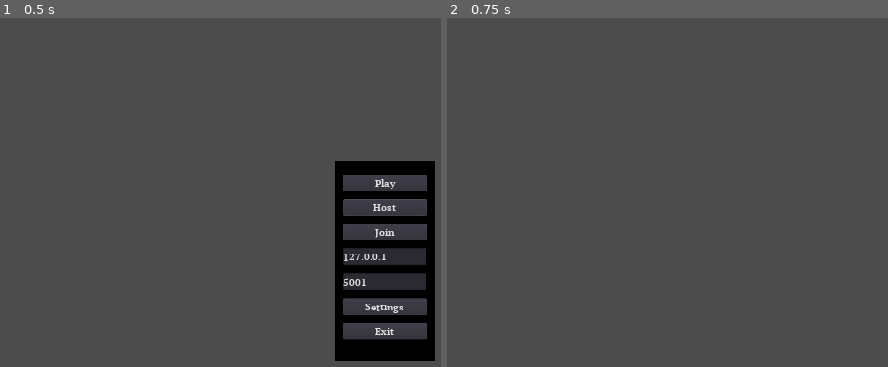
Above: before the commit, frames 1-2 (left to right).
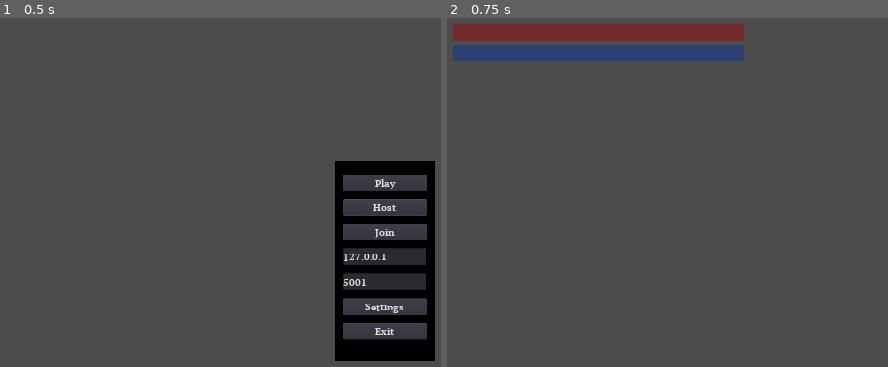
Above: after the commit, the same moments.

Repository: HazelnutCheese/Firepower
Game: Godot game, scene res://Scenes/Menu/MainMenu.tscn
Two runs of this game, one before a commit and one after it. Both use one fixed random seed, a clock stepped at 60 frames per second and the inputs below.
Inputs:
- Up to frame 1 (0.5 s): no input
- Up to frame 2 (0.75 s): click "Play" at 0.5 s

Frame 1 is identical in both runs. In frame 2, 6.2% of the frame differs, in the area x 1-68%, y 1-13%.
Error in both runs: Invalid operands 'bool' and 'int' in operator '=='. (res://Scenes/Menu/SettingsMenu.gd:55)

Commit message:
FR-005 Basic HUD

Diff:
--- /dev/null
+++ b/Scenes/HUD.gd
@@ -0,0 +1,8 @@
+extends CanvasLayer
+
+onready var healthBar : ColorRect = $HealthBar
+
+func _updateHealth(percentage):
+	var maxWidth = 700.0
+	var newWidth = 700.0 * (percentage / 100.0)
+	healthBar.set_size(Vector2(newWidth, 40))
--- a/Scenes/MainScene.tscn
+++ b/Scenes/MainScene.tscn
@@ -1,8 +1,9 @@
-[gd_scene load_steps=4 format=2]
+[gd_scene load_steps=5 format=2]
 
 [ext_resource path="res://Scenes/test_farm.tscn" type="PackedScene" id=1]
 [ext_resource path="res://Scenes/Menu/InGameMenu.tscn" type="PackedScene" id=2]
 [ext_resource path="res://Scenes/MainScene.gd" type="Script" id=3]
+[ext_resource path="res://Scenes/HUD.gd" type="Script" id=4]
 
 [node name="Control" type="Control"]
 anchor_right = 1.0
@@ -13,9 +14,44 @@
 "_edit_use_anchors_": false
 }
 
+[node name="HUD" type="CanvasLayer" parent="."]
+script = ExtResource( 4 )
+
+[node name="HealthBar" type="ColorRect" parent="HUD"]
+margin_left = 50.0
+margin_top = 50.0
+margin_right = 750.0
+margin_bottom = 90.0
+rect_min_size = Vector2( 0, 40 )
+mouse_filter = 2
+size_flags_horizontal = 0
+size_flags_vertical = 0
+color = Color( 0.454902, 0.172549, 0.172549, 1 )
+__meta__ = {
+"_edit_use_anchors_": false
+}
+
+[node name="FeaBar" type="ColorRect" parent="HUD"]
+margin_left = 50.0
+margin_top = 100.0
+margin_right = 750.0
+margin_bottom = 140.0
+rect_min_size = Vector2( 0, 40 )
+mouse_filter = 2
+size_flags_horizontal = 0
+size_flags_vertical = 0
+color = Color( 0.172549, 0.254902, 0.454902, 1 )
+__meta__ = {
+"_edit_use_anchors_": false
+}
+
 [node name="GameViewportContainer" type="ViewportContainer" parent="."]
-margin_right = 1920.0
-margin_bottom = 1080.0
+anchor_right = 1.0
+anchor_bottom = 1.0
+margin_left = -2.245
+margin_top = -4.48987
+margin_right = -2.245
+margin_bottom = -4.48987
 mouse_filter = 2
 stretch = true
 __meta__ = {
--- a/Scenes/Player/Player.gd
+++ b/Scenes/Player/Player.gd
@@ -3,6 +3,15 @@
 # Camera
 var playerCameraScene = load("res://Scenes/Player/PlayerCamera.tscn")
 var localCamera = null
+
+# HUD
+var remoteHudScene = load("res://Scenes/Player/RemoteHud.tscn")
+var localHud = null
+var remoteHud = null
+
+# Gameplay
+const MAX_HEALTH = 100
+var _currentHealth = 100
 
 # movement
 const _moveSpeed = 10
@@ -23,6 +32,7 @@
 puppet var puppet_isFalling = false
 puppet var puppet_isJumping = false
 remote var puppet_forServer_cameraY = 0.0
+remote var puppet_current_health = 100
 
 # Animation
 onready var _animationPlayer : AnimationPlayer = get_node("DwardDummyRigged2/AnimationPlayer")
@@ -42,6 +52,10 @@
 	if(_networkId == ServerClient._networkId):
 		localCamera = playerCameraScene.instance()
 		self.add_child(localCamera)
+		localHud = get_tree().get_root().get_node("Control/HUD")
+	else:
+		remoteHud = remoteHudScene.instance()
+		self.add_child(remoteHud)
 
 # Called every frame. 'delta' is the elapsed time since the previous frame.
 func _physics_process(delta):
@@ -69,6 +83,7 @@
 			if(_isFalling):
 				_isFalling = false
 				_isJumping = false
+				_currentHealth -= 5
 			_velocity.x = input.x
 			_velocity.z = input.z
 			if(networkInputs["inGame_Jump"]):
@@ -86,10 +101,9 @@
 		rset_unreliable("puppet_isWalking", _isWalking)
 		rset_unreliable("puppet_isFalling", _isFalling)
 		rset_unreliable("puppet_isJumping", _isJumping)
+		rset_unreliable("puppet_current_health", _currentHealth)
 
-		if(localCamera != null):
-			rotation_degrees.y = localCamera._nextCameraY
-		else:
+		if(_networkId != 1):
 			rotation_degrees.y = networkInputs["cameraY"]
 	else:
 		translation = puppet_translation
@@ -98,12 +112,18 @@
 		_isWalking = puppet_isWalking
 		_isFalling = puppet_isFalling
 		_isJumping = puppet_isJumping
+		_currentHealth = puppet_current_health
 
 		_velocity.y -= delta * _gravity
 		_velocity = move_and_slide(_velocity, Vector3.UP)
 
-		if(localCamera != null):
-			rotation_degrees.y = localCamera._nextCameraY
+	if(localCamera != null):
+		rotation_degrees.y = localCamera._nextCameraY
+
+	if(localHud != null):
+		localHud._updateHealth(_currentHealth)
+	else:
+		remoteHud._updateHealth(_currentHealth)
 
 	if is_on_floor():
 		if(_isJumping):
--- /dev/null
+++ b/Scenes/Player/RemoteHud.gd
@@ -0,0 +1,11 @@
+extends Spatial
+
+onready var healthBar3d : Sprite3D = $HealthBar3d
+onready var viewport : Viewport = $HealthBar3d/Viewport
+onready var healthBar : TextureProgress = $HealthBar3d/Viewport/HealthBar
+
+func _ready():
+	healthBar3d.texture = viewport.get_texture()
+
+func _updateHealth(percentage):
+	healthBar.value = percentage
--- /dev/null
+++ b/Scenes/Player/RemoteHud.tscn
@@ -0,0 +1,27 @@
+[gd_scene load_steps=3 format=2]
+
+[ext_resource path="res://Scenes/Player/RemoteHud.gd" type="Script" id=1]
+
+[sub_resource type="StreamTexture" id=1]
+flags = 4
+load_path = "res://.import/remote_healthbar.png-a5a113c0c93adfc80be4ca189637e5ae.stex"
+
+[node name="Spatial" type="Spatial"]
+script = ExtResource( 1 )
+
+[node name="HealthBar3d" type="Sprite3D" parent="."]
+transform = Transform( 2, 0, 0, 0, 2, 0, 0, 0, 2, 0, 4.5, 0 )
+billboard = 1
+transparent = false
+
+[node name="Viewport" type="Viewport" parent="HealthBar3d"]
+size = Vector2( 80, 14 )
+transparent_bg = true
+usage = 0
+render_target_v_flip = true
+
+[node name="HealthBar" type="TextureProgress" parent="HealthBar3d/Viewport"]
+margin_right = 40.0
+margin_bottom = 40.0
+value = 100.0
+texture_progress = SubResource( 1 )
--- a/Scripts/ServerClient.gd
+++ b/Scripts/ServerClient.gd
@@ -100,10 +100,10 @@
 	var player = playerScene.instance()
 	# The id must be unique
 	player.set_name(name)
+	# Add the player to the scene
+	get_tree().get_root().get_node("Control/GameViewportContainer/Viewport/testScene/Spatial").add_child(player)
 	# Call the setup
 	player._setup(id)
-	# Add the player to the scene
-	get_tree().get_root().get_node("Control/GameViewportContainer/Viewport/testScene/Spatial").add_child(player)
 
 remote func _removePlayer(id):
 	var playerName = "Player" + str(id)
Binary file added: UI/remote_healthbar.png
Not shown, added: UI/remote_healthbar.png.import
